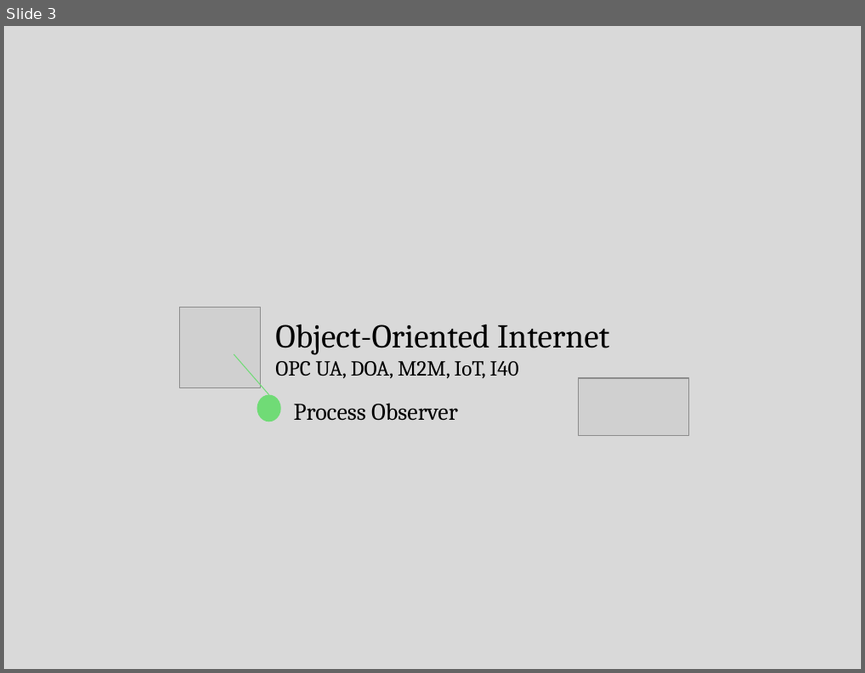
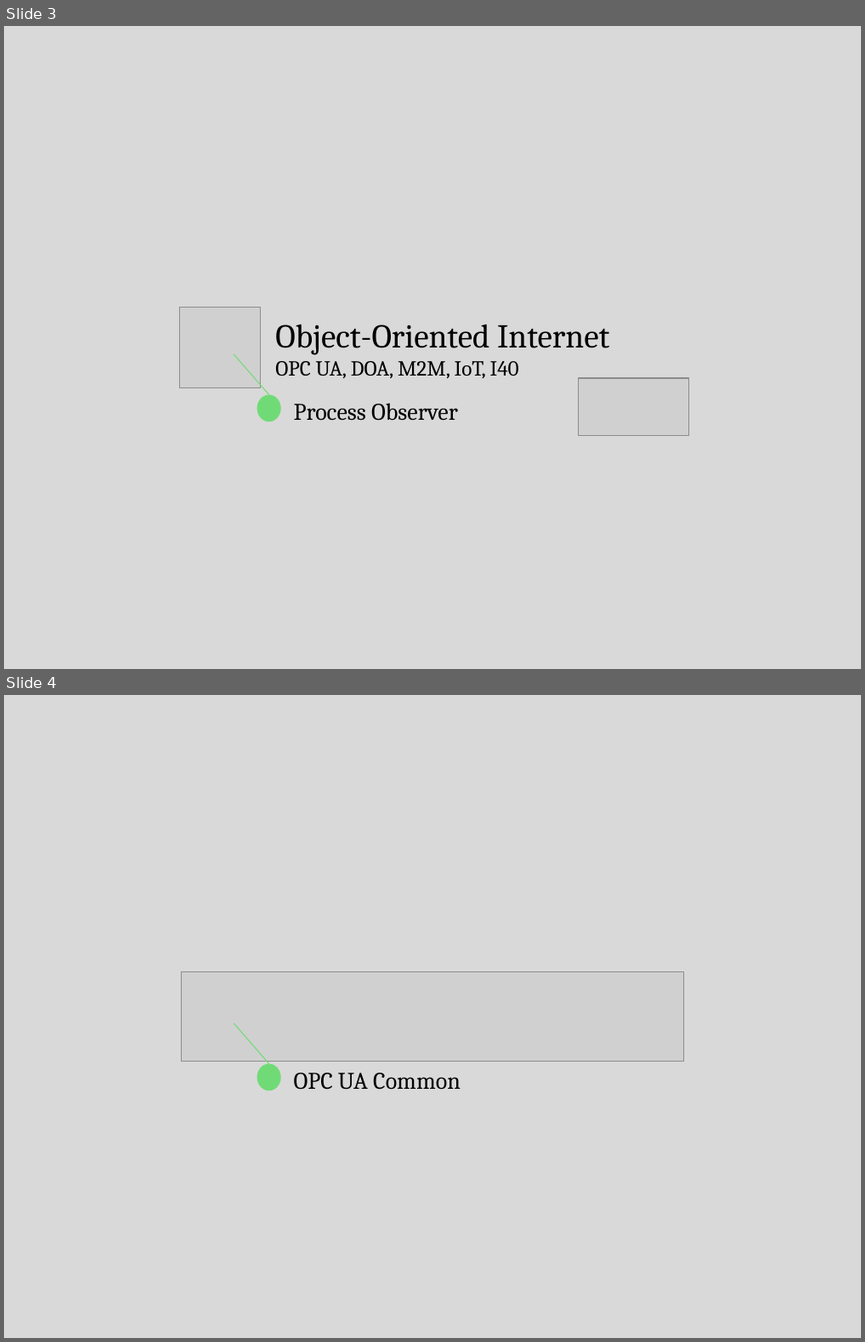
Before and after one commit to mpostol/OPC-UA-OOI, a slide deck: CommonResources/Media/Figures.pptx. Shown one above the other, each under a label of ours: slide 3 before the commit, slides 3 and 4 after it. The pictures are 865x673 and 865x1342 pixels, drawn with LibreOffice and Linux fonts; fonts in the diff are those of the drawing; grey boxes stand for pictures. Boxes give left, top, right and bottom in pixels: in the first picture for what was removed or moved away, otherwise in the second. Text is boxed around its words. In the diff, an @@ line names an element or a change of style, - is before the commit and + after.

```diff
--- a/CommonResources/Media/Figures.pptx
+++ b/CommonResources/Media/Figures.pptx
@@ slide 4 added at <box>4,695,861,1338</box>, background #D9D9D9 @@
@@ picture added at <box>182,972,682,1061</box> @@
@@ line added from (234, 1023) to (268, 1063), #70DB76 0.75 pt @@
@@ ellipse added at <box>256,1063,281,1090</box>, fill #70DB76 @@
@@ text added at <box>294,1072,460,1089</box>, 20 pt, text #000000 @@
+OPC UA Common
```
Also in this commit, not shown: 1 slide changed, 1 other slide added, 1 slide removed.
